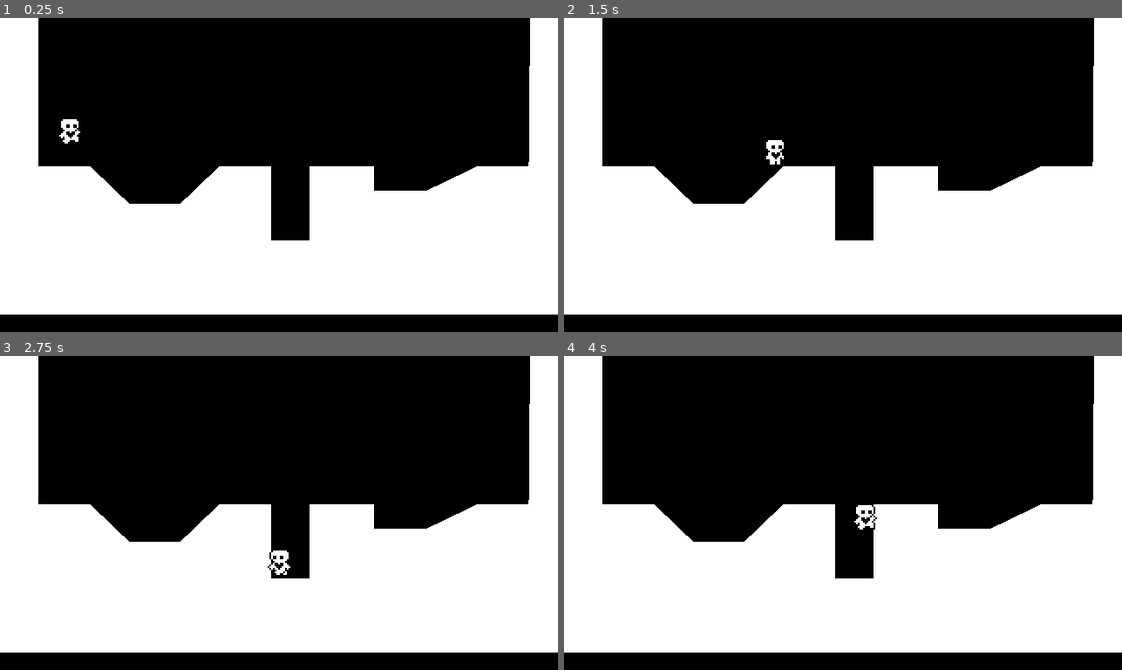
Above: before the commit, frames 1-4 (two rows, left to right).
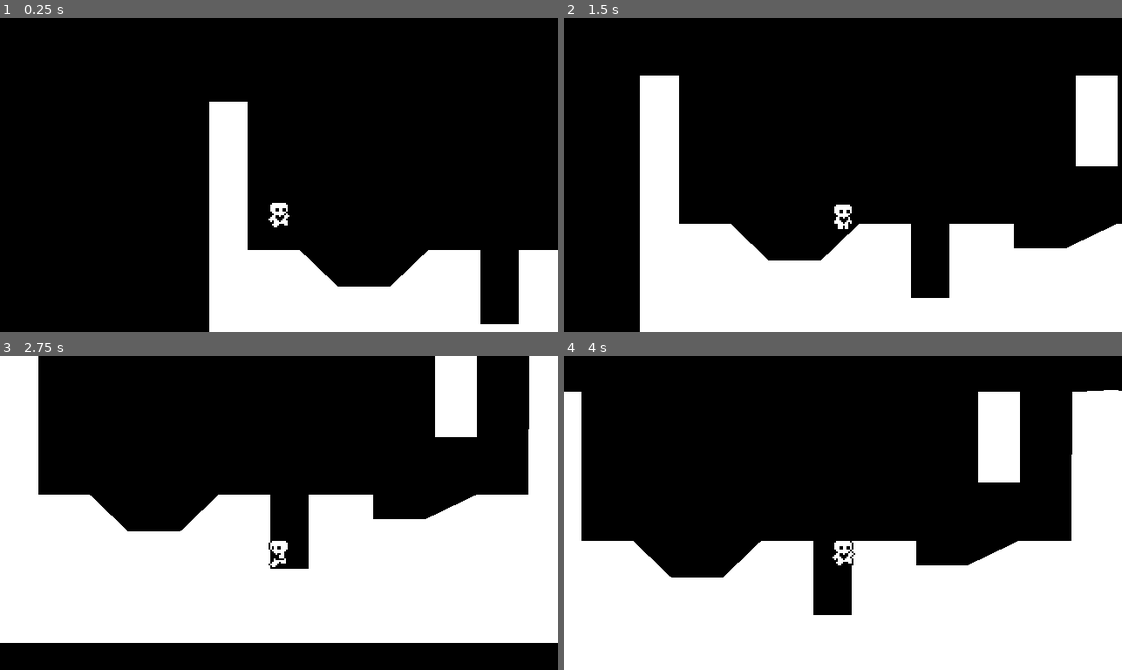
Above: after the commit, the same moments.

Repository: lichen014/heart-platformer
Game: Godot game, scene res://world.tscn
Two runs of this game, one before a commit and one after it. Both use one fixed random seed, a clock stepped at 60 frames per second and the inputs below.
Inputs:
- Up to frame 1 (0.25 s): no input
- Up to frame 2 (1.5 s): tap Enter (ui_accept) at 0.5, 0.77 s; hold Right (ui_right) from 0.53 s (still down)
- Up to frame 3 (2.75 s): tap Enter (ui_accept) at 1.52 s; release Right (ui_right) at 2.03 s; hold Left (ui_left) from 2.03 s (still down)
- Up to frame 4 (4 s): release Left (ui_left) at 2.78 s; hold Right (ui_right) from 2.78 s (still down); tap Enter (ui_accept) at 3.02, 3.77 s

The runs differ from the first frame. In frame 1, 42% of the frame differs, in the area x 0-100%, y 0-100%; in frame 2, 34%; in frame 3, 8.0%; in frame 4, 23%.

Commit message:
finished part 4

Diff:
--- a/DefaultMovementData.tres
+++ b/DefaultMovementData.tres
@@ -5,9 +5,9 @@
 [resource]
 script = ExtResource("1_kcrll")
 speed = 100.0
-acceleration = 800.0
+acceleration = 1000.0
 friction = 1000.0
 jump_velocity = -250.0
 gravity_scale = 0.8
 air_resistance = 200.0
-air_acceleration = 800.0
+air_acceleration = 400.0
--- a/FasterMovementData.tres
+++ b/FasterMovementData.tres
@@ -8,3 +8,6 @@
 acceleration = 1000.0
 friction = 1000.0
 jump_velocity = -350.0
+gravity_scale = 1.0
+air_resistance = 200.0
+air_acceleration = 800.0
--- a/player.gd
+++ b/player.gd
@@ -3,6 +3,7 @@
 @export var movement_data : PlayerMovementData
 
 var air_jump = false
+var just_wall_jumped = false
 var gravity = ProjectSettings.get_setting("physics/2d/default_gravity")
 
 @onready var animated_sprite_2d = $AnimatedSprite2D
@@ -10,6 +11,7 @@
 
 func _physics_process(delta):
 	apply_gravity(delta)
+	handle_wall_jump()
 	handle_jump()
 	var input_axis = Input.get_axis("ui_left", "ui_right")
 	handle_acceleration(input_axis, delta)
@@ -22,10 +24,21 @@
 	var just_left_ledge = was_on_floor and not is_on_floor() and velocity.y >= 0
 	if just_left_ledge:
 		coyote_jump_timer.start()
+	just_wall_jumped = false
 
 func apply_gravity(delta):
 	if not is_on_floor():
 		velocity.y += gravity * movement_data.gravity_scale * delta
+
+func handle_wall_jump():
+	if not is_on_wall_only(): return
+	var wall_normal = get_wall_normal()
+	if Input.is_action_just_pressed("ui_up"):
+		velocity.x = wall_normal.x * movement_data.speed
+		velocity.y = movement_data.jump_velocity
+		just_wall_jumped = true
+
+
 
 func handle_jump():
 	if is_on_floor(): air_jump = true
@@ -37,7 +50,7 @@
 		if Input.is_action_just_released("ui_accept") and velocity.y < movement_data.jump_velocity / 2:
 			velocity.y = movement_data.jump_velocity / 2
 
-		if Input.is_action_just_pressed("ui_up") and air_jump:
+		if Input.is_action_just_pressed("ui_up") and air_jump and not just_wall_jumped:
 			velocity.y = movement_data.jump_velocity * 0.8
 			air_jump = false
 
--- a/player.tscn
+++ b/player.tscn
@@ -101,3 +101,6 @@
 [node name="CoyoteJumpTimer" type="Timer" parent="."]
 wait_time = 0.15
 one_shot = true
+
+[node name="Camera2D" type="Camera2D" parent="."]
+position = Vector2(2.08165e-12, -32)
--- a/world.tscn
+++ b/world.tscn
@@ -1,7 +1,10 @@
-[gd_scene load_steps=3 format=3 uid="uid://1l14gisdt55i"]
+[gd_scene load_steps=4 format=3 uid="uid://1l14gisdt55i"]
 
 [ext_resource type="Script" path="res://world.gd" id="1_qtyhm"]
 [ext_resource type="PackedScene" uid="uid://dfrwm588egccl" path="res://player.tscn" id="2_tgogd"]
+
+[sub_resource type="RectangleShape2D" id="RectangleShape2D_fk3ep"]
+size = Vector2(22, 52)
 
 [node name="World" type="Node2D"]
 script = ExtResource("1_qtyhm")
@@ -17,3 +20,14 @@
 
 [node name="Player" parent="." instance=ExtResource("2_tgogd")]
 position = Vector2(40, 48)
+
+[node name="StaticBody2D2" type="StaticBody2D" parent="."]
+
+[node name="CollisionShape2D" type="CollisionShape2D" parent="StaticBody2D2"]
+position = Vector2(262, 26)
+shape = SubResource("RectangleShape2D_fk3ep")
+
+[node name="ColorRect" type="ColorRect" parent="StaticBody2D2"]
+offset_left = 250.0
+offset_right = 274.0
+offset_bottom = 52.0
